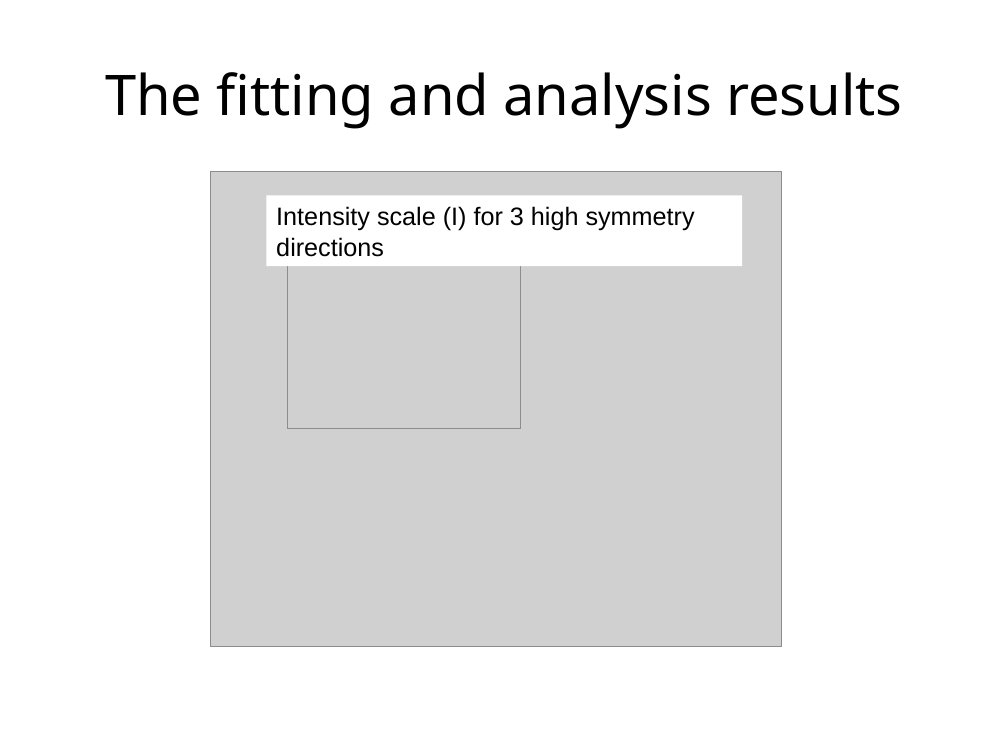
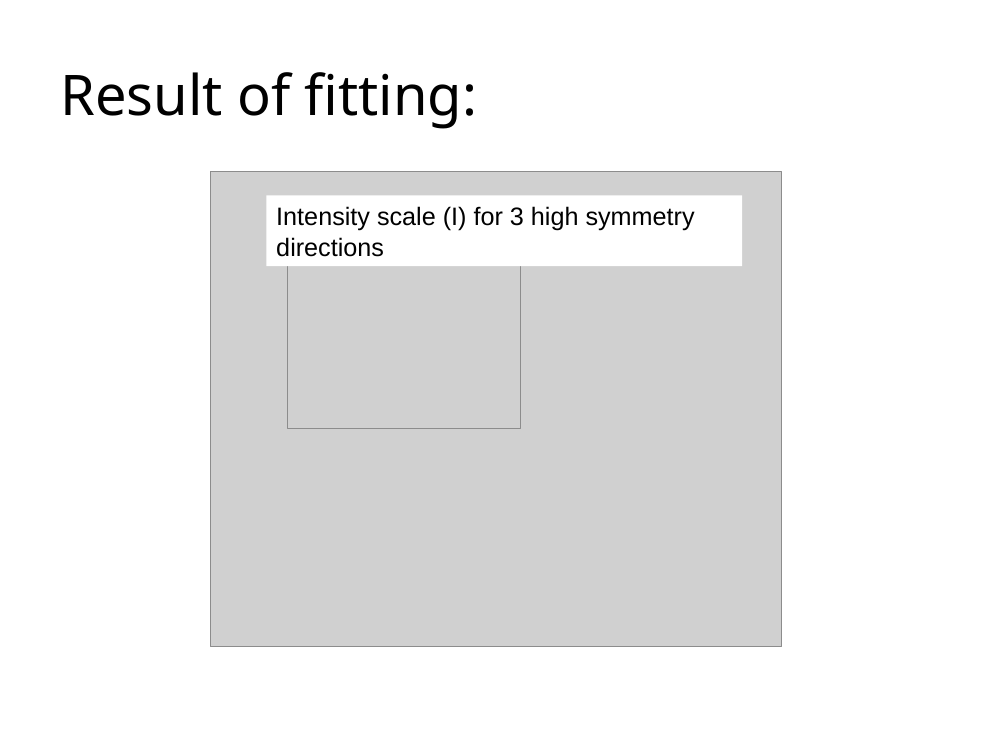
Before and after one commit to abuts/Fe, a slide deck: slide 10 of June2017/Icns2017/ICNS2017.ppt. Drawn at 1008x756 pixels with LibreOffice and Linux fonts; fonts in the diff are those of the drawing; grey boxes stand for pictures; background and template pictures are left out. Boxes give left, top, right and bottom in pixels: in the first picture for what was removed or moved away, otherwise in the second. Text is boxed around its words. In the diff, an @@ line names an element or a change of style, - is before the commit and + after.

```diff
--- a/June2017/Icns2017/ICNS2017.ppt
+++ b/June2017/Icns2017/ICNS2017.ppt
@@ title at [60, 72, 477, 129]: text changed @@
-The fitting and analysis results
+Result of fitting:
```
Also in this commit, not shown: 3 other slides changed, 1 other file.
